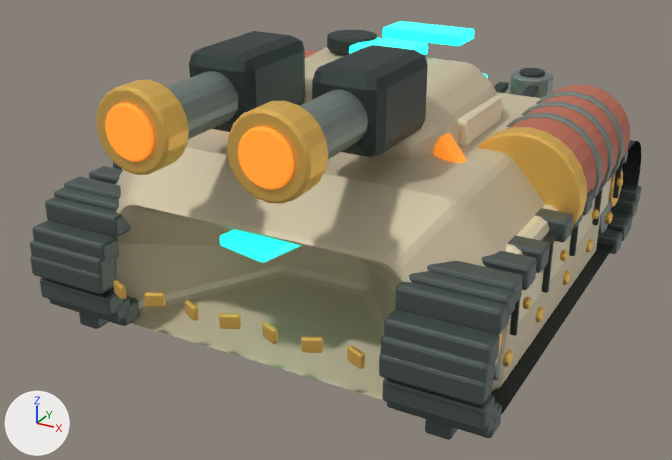
Two versions of the Blender file assets/models/source/vehicles/scorcher.blend, one commit apart.
The view is the same before and after, from a 50 mm lens placed at (1.84, -3.73, 2.25), pointed at (-0.13, -0.14, 0.45). Lighting does not change. The marker at lower left points along +X, +Y and +Z. The picture after the commit comes second.

The first picture shows 'Protected propellant vessel', 'Protected propellant vessel.001', 'Scorcher · welded six-facet armored hull', 'Static · Vehicle / amber', 'Static · Vehicle / armor_light', 'Static · Vehicle / armor_light.001', 'Static · Vehicle / dark', 'Static · Vehicle / hazard', 'Static · Vehicle / rubber', 'Static · Vehicle / steel', 'Static · Vehicle / track', 'TeamColor', 'Vulcan Flame Projector · faceted traversing gunhouse' and 2 more.
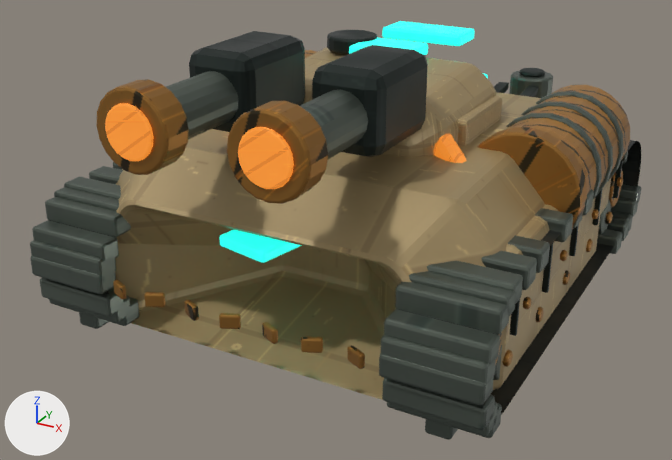
Changed parts and their boxes [x1, y1, x2, y2] in the pictures (672 x 460 px):
'Scorcher · welded six-facet armored hull', surface changed (beige to brown): [115, 92, 600, 400] in both
'Static · Vehicle / hazard', surface changed: [96, 79, 623, 369] in both
'Static · Vehicle / steel', surface changed: [166, 71, 628, 380] in both
'Vulcan Flame Projector · faceted traversing gunhouse', surface changed (beige to brown): [303, 47, 496, 157] in both
'Protected propellant vessel.001', surface changed: [507, 85, 630, 194] in both
'Static · Vehicle / armor_light', surface changed: [122, 169, 611, 323] in both
'Static · Vehicle / armor_light.001', surface changed (beige to brown): [458, 96, 502, 145] in both
'Protected propellant vessel', surface changed: [305, 50, 316, 58] in both

The change, as a list of edits to the scene's bpy script:
```text
Add img_safety_roughness_png:
    img_safety_roughness_png = load_image('safety_roughness.png', '../../textures/industrial/safety_roughness.png', 512, 512, 'Non-Color')
Add img_safety_albedo_png:
    img_safety_albedo_png = load_image('safety_albedo.png', '../../textures/industrial/safety_albedo.png', 512, 512, 'sRGB')
Add img_safety_normal_png:
    img_safety_normal_png = load_image('safety_normal.png', '../../textures/industrial/safety_normal.png', 512, 512, 'Non-Color')
Add img_ceramic_roughness_png:
    img_ceramic_roughness_png = load_image('ceramic_roughness.png', '../../textures/industrial/ceramic_roughness.png', 512, 512, 'Non-Color')
Add img_ceramic_normal_png:
    img_ceramic_normal_png = load_image('ceramic_normal.png', '../../textures/industrial/ceramic_normal.png', 512, 512, 'Non-Color')
Add img_ceramic_albedo_png:
    img_ceramic_albedo_png = load_image('ceramic_albedo.png', '../../textures/industrial/ceramic_albedo.png', 512, 512, 'sRGB')
Add img_steel_albedo_png:
    img_steel_albedo_png = load_image('steel_albedo.png', '../../textures/industrial/steel_albedo.png', 512, 512, 'sRGB')
Add img_steel_normal_png:
    img_steel_normal_png = load_image('steel_normal.png', '../../textures/industrial/steel_normal.png', 512, 512, 'Non-Color')
Add img_steel_roughness_png:
    img_steel_roughness_png = load_image('steel_roughness.png', '../../textures/industrial/steel_roughness.png', 512, 512, 'Non-Color')
Change mat_vehicle___armor:
    remove # nodes: BsdfPrincipled, OutputMaterial
    remove # colours: beige #d4c7a8
    nodes: BsdfPrincipled, NormalMap, OutputMaterial, TexImage x3
    uses the picture img_ceramic_albedo_png
    uses the picture img_ceramic_normal_png
    uses the picture img_ceramic_roughness_png
Change mat_vehicle___steel:
    remove # nodes: BsdfPrincipled, OutputMaterial
    remove # colours: grey #89958e
    nodes: BsdfPrincipled, NormalMap, OutputMaterial, TexImage x3
    uses the picture img_steel_albedo_png
    uses the picture img_steel_normal_png
    uses the picture img_steel_roughness_png
Change mat_vehicle___hazard:
    remove # nodes: BsdfPrincipled, OutputMaterial
    remove # colours: orange #f5c765
    nodes: BsdfPrincipled, NormalMap, OutputMaterial, TexImage x3
    uses the picture img_safety_albedo_png
    uses the picture img_safety_normal_png
    uses the picture img_safety_roughness_png
Change mat_vehicle___armor_light:
    remove # nodes: BsdfPrincipled, OutputMaterial
    remove # colours: beige #eadebd
    nodes: BsdfPrincipled, NormalMap, OutputMaterial, TexImage x3
    uses the picture img_ceramic_albedo_png
    uses the picture img_ceramic_normal_png
    uses the picture img_ceramic_roughness_png
Change mat_vehicle___red:
    remove # nodes: BsdfPrincipled, OutputMaterial
    remove # colours: orange #c87359
    nodes: BsdfPrincipled, NormalMap, OutputMaterial, TexImage x3
    uses the picture img_safety_albedo_png
    uses the picture img_safety_normal_png
    uses the picture img_safety_roughness_png
```
